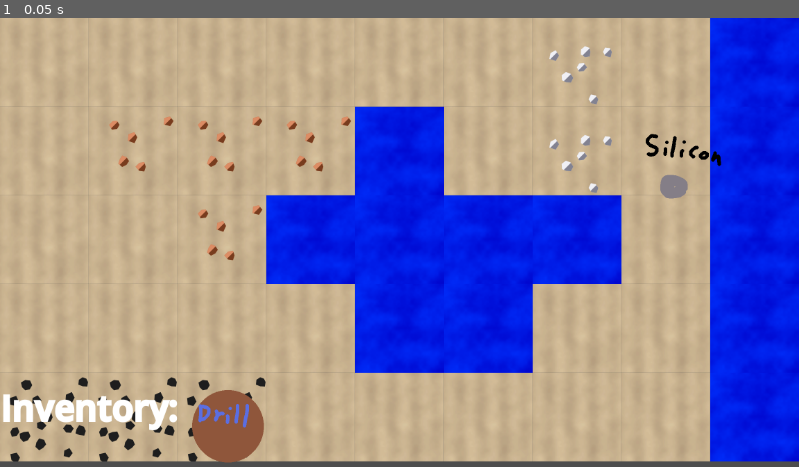
Above: before the commit, frame 1.
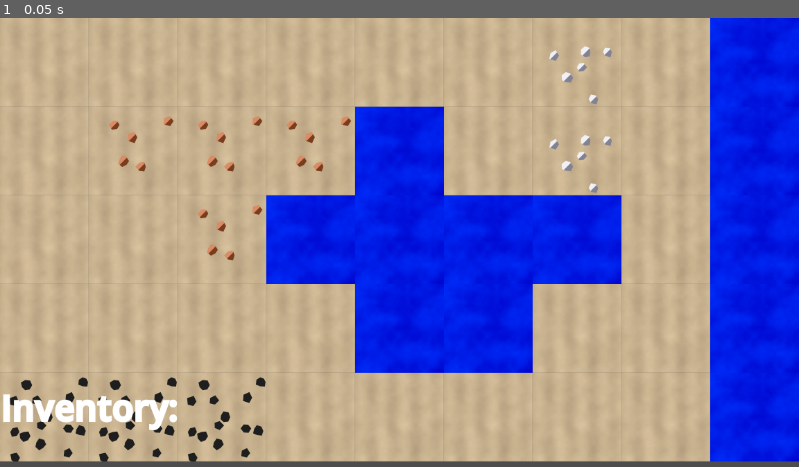
Above: after the commit, the same moment.

Repository: Icewav3/godot-factory-game
Game: Godot game, scene res://Scenes/main.tscn
The game is run twice, just before and just after one commit, with the same random seed, the same clock (stepped at 60 frames per second) and the same inputs. The engine's default icon, where the game draws it, is replaced by a stand-in: a white triangle on a blue panel in a dark square.
Inputs:
- Up to frame 1 (0.05 s): no input

The runs differ from the first frame. In frame 1, 1.5% of the frame differs, in the area x 24-91%, y 25-100%.

Commit message:
Commit before removal of old drill & factory system

Diff:
--- a/Prefabs/Buildables/Drills/BaseExtractor.gd
+++ b/Prefabs/Buildables/Drills/BaseExtractor.gd
@@ -2,33 +2,46 @@
 extends Node2D
 class_name BaseExtractor
 
-@export var mining_rate: float = 1.0    # Units per extraction cycle (can be used by subclasses)
-@export var fuel_usage: float = 0.5     # Amount of fuel consumed per cycle (can be used by subclasses)
+@export var data: extractor_data
 @onready var inventory: InventoryComponent = $InventoryComponent
 
-var mined_material: MaterialData
-var _is_paused: bool = false
+var _is_paused := false
+var _elapsed_time := 0.0
 
-func _ready() -> void:
+func _ready():
 	if inventory:
 		inventory.full_changed.connect(_on_inventory_full_changed)
-	else:
-		printerr("Error: InventoryComponent not found on " + name + "!")
-	# Ensure _process is enabled in the base class
+	if not data:
+		printerr("Extractor has no data assigned!")
 	set_process(true)
 
-func _process(delta: float) -> void:
-	if !_is_paused:
-		_perform_extraction(delta)
+func _process(delta):
+	if _is_paused or not data:
+		return
+	_elapsed_time += delta
+	if _elapsed_time >= data.extraction_interval:
+		_elapsed_time = 0.0
+		_extract()
 
-# This is a virtual function that subclasses will implement
-func _perform_extraction(delta: float) -> void:
-	push_warning("Warning: _perform_extraction() not implemented in " + name + "!")
-	pass # Subclasses must override this
+func _extract():
+	var world = get_parent()
+	var ore_tilemap = world.get_node_or_null("OreLayer")
+	var ground_tilemap = world.get_node_or_null("GroundLayer")
+	if not ore_tilemap or not ground_tilemap:
+		printerr("Tilemaps not found.")
+		return
 
-func consume_fuel(fuel_amount: float) -> bool:
-	# Placeholder logic - subclasses can override if needed
-	return true
+	var local_pos = ore_tilemap.to_local(global_position)
+	var cell = ore_tilemap.local_to_map(local_pos)
+
+	var material = _get_material_from_tilemap(ore_tilemap, cell)
+	if not material:
+		material = _get_material_from_tilemap(ground_tilemap, cell)
+
+	if material and material.hardness <= data.maximum_hardness:
+		inventory.add_resource(material, 1)
+	else:
+		print("No valid material found or hardness too high.")
 
 func _get_material_from_tilemap(tilemap: TileMapLayer, cell: Vector2i) -> MaterialData:
 	var tile_data = tilemap.get_cell_tile_data(cell)
@@ -36,9 +49,5 @@
 		return tile_data.get_custom_data("Material") as MaterialData
 	return null
 
-func _on_inventory_full_changed(is_full: bool) -> void:
+func _on_inventory_full_changed(is_full: bool):
 	_is_paused = is_full
-	if _is_paused:
-		print(name + ": Extraction paused - Inventory full.")
-	else:
-		print(name + ": Extraction resumed - Inventory not full.")
--- a/Scenes/world.tscn
+++ b/Scenes/world.tscn
@@ -2,9 +2,9 @@
 
 [ext_resource type="TileSet" uid="uid://c4yubo5d476u2" path="res://Assets/TileSets/Map/WorldTileSet.tres" id="1_fo5ed"]
 [ext_resource type="TileSet" uid="uid://5t7sfv0o680x" path="res://Assets/TileSets/RawMaterials/OreTileSet.tres" id="2_5ukr8"]
-[ext_resource type="PackedScene" uid="uid://barjdg1ko4no0" path="res://Prefabs/Buildables/Factories/SiliconFactory.tscn" id="3_o06y3"]
-[ext_resource type="PackedScene" uid="uid://dgrh05yb8314g" path="res://Prefabs/Buildables/Drills/FreeDrill/BasicDrill.tscn" id="4_k7acu"]
-[ext_resource type="PackedScene" uid="uid://cy68w724iyxdc" path="res://Prefabs/Buildables/Drills/WaterDrill/WaterDrill.tscn" id="5_5v1tr"]
+[ext_resource type="Script" uid="uid://c8mf156gtolfi" path="res://Prefabs/Buildables/Drills/BaseExtractor.gd" id="3_8j60k"]
+[ext_resource type="Resource" uid="uid://bbnqlt3qbop43" path="res://Data/Buildables/Extractor/CopperDrill.tres" id="4_fo5ed"]
+[ext_resource type="Script" uid="uid://bujdts2kkoqox" path="res://Scripts/Components/InventoryComponent.gd" id="5_fo5ed"]
 
 [node name="World" type="Node2D"]
 
@@ -18,14 +18,11 @@
 tile_set = ExtResource("2_5ukr8")
 collision_enabled = false
 
-[node name="SiliconFactory" parent="." instance=ExtResource("3_o06y3")]
-position = Vector2(1831, 300)
+[node name="Drill" type="Node2D" parent="."]
+position = Vector2(547, 310)
+script = ExtResource("3_8j60k")
+data = ExtResource("4_fo5ed")
 
-[node name="BasicDrill" parent="." instance=ExtResource("4_k7acu")]
-position = Vector2(2683, 852)
-
-[node name="WaterDrill" parent="." instance=ExtResource("5_5v1tr")]
-position = Vector2(2852, 487)
-
-[node name="WaterDrill2" parent="." instance=ExtResource("5_5v1tr")]
-position = Vector2(521, 1042)
+[node name="InventoryComponent" type="Node" parent="Drill"]
+script = ExtResource("5_fo5ed")
+metadata/_custom_type_script = "uid://bujdts2kkoqox"
--- a/Scripts/Components/InventoryComponent.gd
+++ b/Scripts/Components/InventoryComponent.gd
@@ -4,10 +4,20 @@
 
 signal full_changed(is_full: bool)
 signal inventory_changed(material: MaterialData, new_amount: int)
-var max_capacity: int = 10
 
 var items: Dictionary = {}
 var _is_full: bool = false
+
+var max_capacity: int = -1  # Will be set from parent data
+
+func _ready():
+	if max_capacity < 0:
+		if get_parent().has_method("get"): # Optional safety check
+			var data = get_parent().get("data")
+			if data:
+				max_capacity = data.inventory_capacity
+		else:
+			printerr("Parent node does not have 'data' property")
 
 
 func add_resource(resource: MaterialData, amount: int) -> void:
@@ -41,7 +51,7 @@
 		items[resource] += amount
 	else:
 		items[resource] = amount
-	print(get_parent().name + " has " + str(items[resource]) + " of " + str(resource.material_name))
+	print(get_parent().name + " has " + str(items[resource]) + str(resource.material_name))
 
 
 func _update_full_status() -> void:
